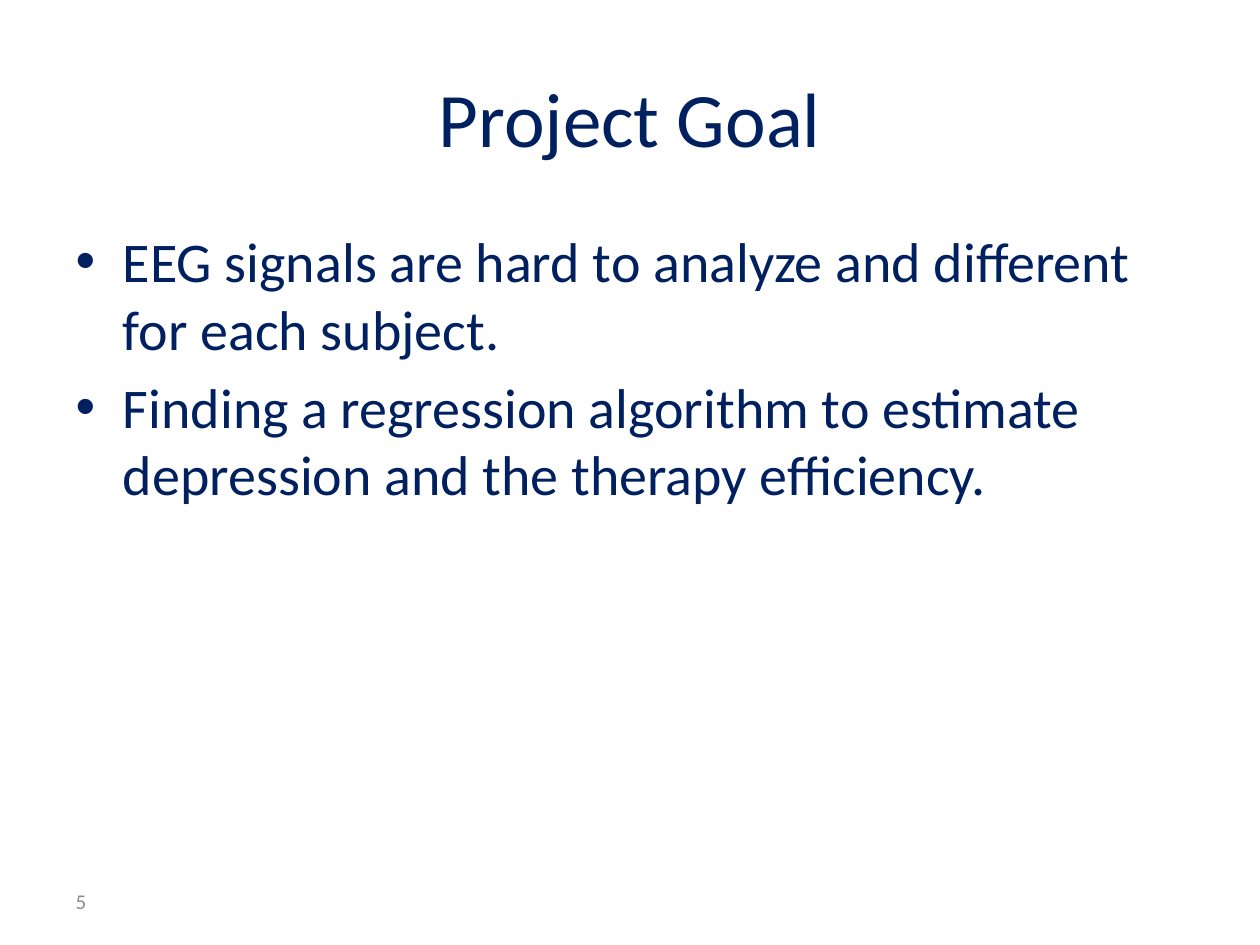
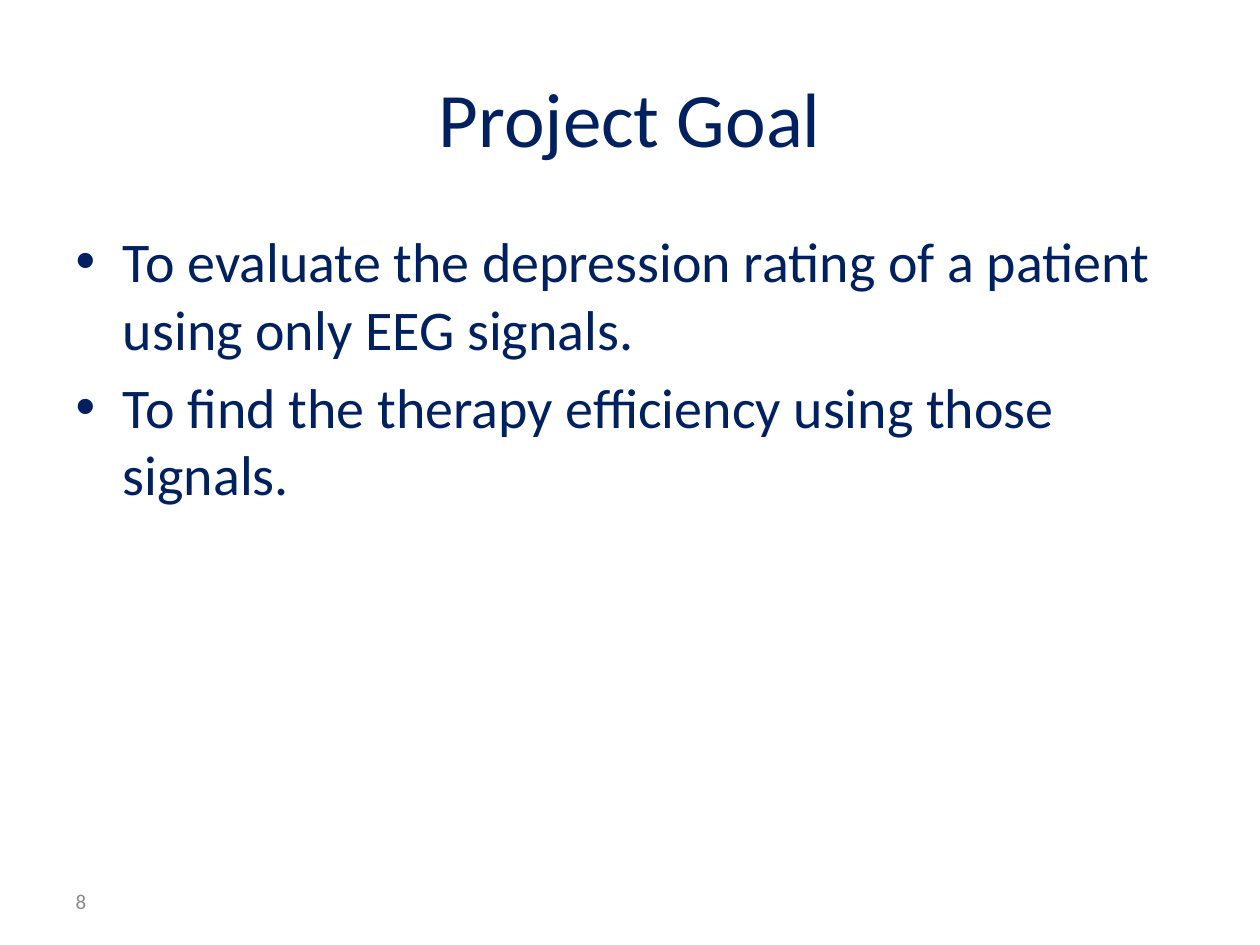
Before and after one commit to reggevlivney/BrainSway, a slide deck: slide 8 of Project_Midterm_Presentation.pptx (slide 5 before the commit). Drawn at 1260x945 pixels with LibreOffice and Linux fonts; fonts in the diff are those of the drawing; background and template pictures are left out. Boxes give left, top, right and bottom in pixels: in the first picture for what was removed or moved away, otherwise in the second. Text is boxed around its words. In the diff, an @@ line names an element or a change of style, - is before the commit and + after.

```diff
--- a/Project_Midterm_Presentation.pptx
+++ b/Project_Midterm_Presentation.pptx
@@ text at (123,243,1149,505): text changed @@
-• EEG signals are hard to analyze and different for each subject.
-• Finding a regression algorithm to estimate depression and the therapy efficiency.
+• To evaluate the depression rating of a patient using only EEG signals.
+• To find the therapy efficiency using those signals.
@@ page number at (76,895,87,909): text changed @@
-5
+8
```
Also in this commit, not shown: 5 other slides changed, 8 slides added, 1 slide removed.
